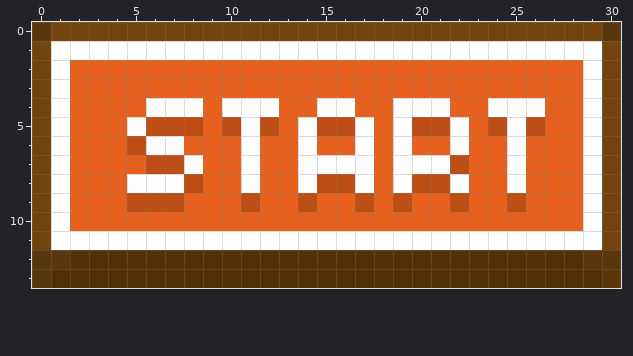
Two versions of one pixel-art sprite, assets/start_btn_s1.png. This is how it looked before the edit.
The file is 31x14 pixels. Colours within 5 levels of each other are drawn and written as one.
New version:
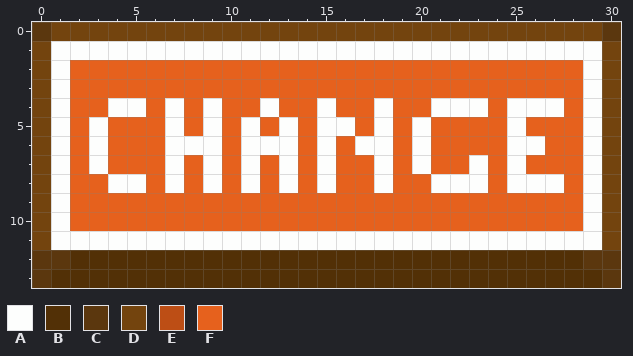
Palette (. is transparent): A #fdfefd  B #523006  C #5b370e  D #73440e  E #bd4e15  F #e6611d
The edit:
Changed rows in their new state; - is an unchanged pixel.
first column x 3:
 4 -AAF-FAFF----F-AFF-AAF--A
 5 A-FFAFAF-FAFAAFAFAFF-F-F-
 6 A-FF-AA--AAFA--AFA-F---A-
 7 A--FAFA---AF-FFAF-FFA----
 8 -A-F-FA---AFAFFAFFA-A--AA
 9 --FFF---F--F--F-F--F--F--
Where, in picture pixels (left, top, right, bottom), the same in both pictures:
changed: (89, 98, 564, 212)
